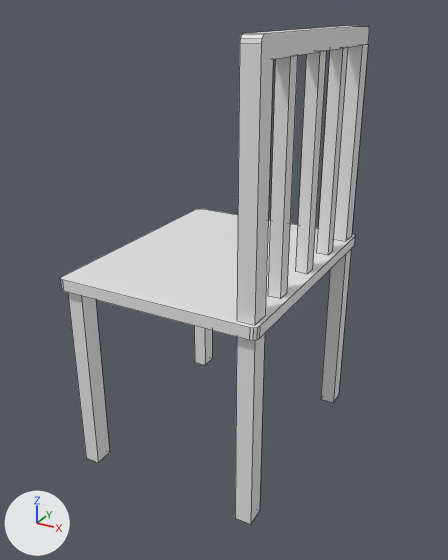
The Blender file Models/basic_chair.blend, before and after one commit.
Rendered twice from a 50 mm camera at (5.18, -9.04, 7.74) aimed at (0.31, -0.18, 3.32). The axes (+X, +Y, +Z) are drawn at lower left. The lights are the same throughout. Mesh edges are drawn as thin lines.

Before the edit, the objects in view are built like this:
```python
me_cube_015 = bpy.data.meshes.new('Cube.015')
me_cube_015.from_pydata(...)  # 120 vertices, 72 faces; spans x -1.68..1.93, y -2.19..2.25, z 0.01..7.46
me_cube_015.materials.append(mat_material)  # white #e7e7e7
# before: 1 (1.85, -1.74, 0.01) at pixel (259, 510), 4 (1.57, -1.74, 0.01), 6 (1.57, -2.08, 0.01) at pixel (235, 518), 7 (1.85, -2.08, 0.01) at pixel (250, 524)
# before: 9 (1.87, 2.17, 0.01) at pixel (338, 394), 12 (1.58, 2.17, 0.01), 14 (1.58, 1.83, 0.01) at pixel (320, 399), 15 (1.87, 1.83, 0.01) at pixel (333, 402)
ob_cube_015 = bpy.data.objects.new('Cube.015', me_cube_015)
ob_cube_015.location = (0.0, 0.0, 0.0)
```
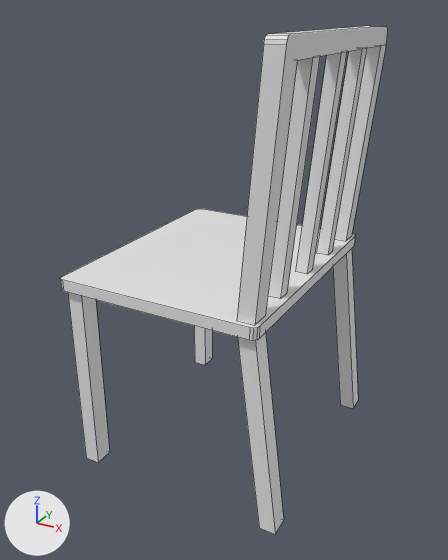
Commit message: Added a little something to the basic chair.  Created a more decorated "Headmaster" style chair.

What differs and where, as boxes (x1, y1, x2, y2) in the pictures (448 x 560 px; the box of a moved part takes in the faces that stretch with it):
```json
{"object": "Cube.015", "change": "reshaped", "before": [60, 25, 369, 524], "after": [60, 26, 388, 534], "on screen": "6% wider"}
{"part": 1, "of": "me_cube_015", "change": "moved or reshaped", "before": [237, 25, 369, 324], "after": [237, 26, 388, 324]}
{"part": 2, "of": "me_cube_015", "change": "moved or reshaped", "before": [235, 334, 265, 524], "after": [238, 333, 284, 534]}
{"part": 3, "of": "me_cube_015", "change": "moved or reshaped", "before": [321, 250, 351, 403], "after": [333, 249, 358, 408]}
```

Scene script edits in JSON lines:
```json
{"block": "me_cube_015", "where": "me_cube_015.from_pydata(...)  # 120 vertices, 72 faces; spans x -1.68..1.93, y -2.19..2.25, z 0.01..7.46"}
{"block": "me_cube_015", "where": "# used by ob_cube_015; location = (0.0, 0.0, 0.0)"}
{"block": "me_cube_015", "change": "me_cube_015 part 1: all 38 vertices in x 1.57..1.85, y -2.08..2.17, z 7.17..7.46 are moved by (0.31, 0.0, 0.0)"}
{"block": "me_cube_015", "change": "me_cube_015 part 2"}
{"op": "add", "block": "me_cube_015", "code": "for i in [1, 4, 6, 7]: me_cube_015.vertices[i].co += Vector((0.44, 0.0, 0.0))"}
{"block": "me_cube_015", "change": "me_cube_015 part 3"}
{"op": "add", "block": "me_cube_015", "code": "for i in [9, 12, 14, 15]: me_cube_015.vertices[i].co += Vector((0.44, 0.0, 0.0))"}
```
